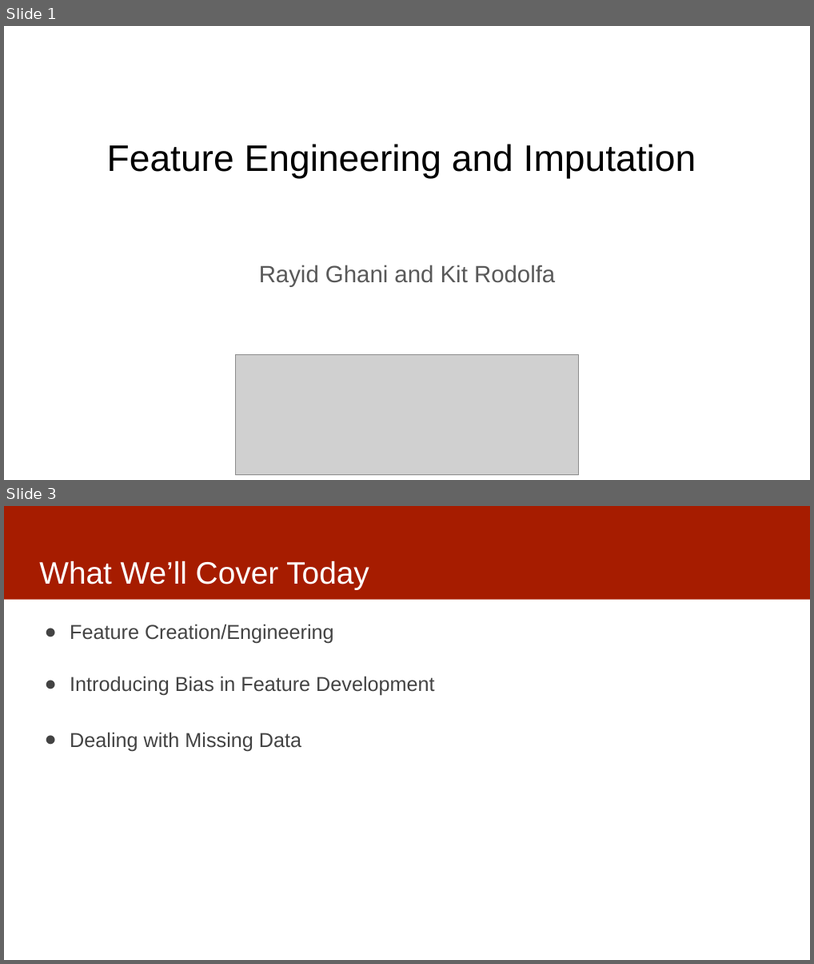
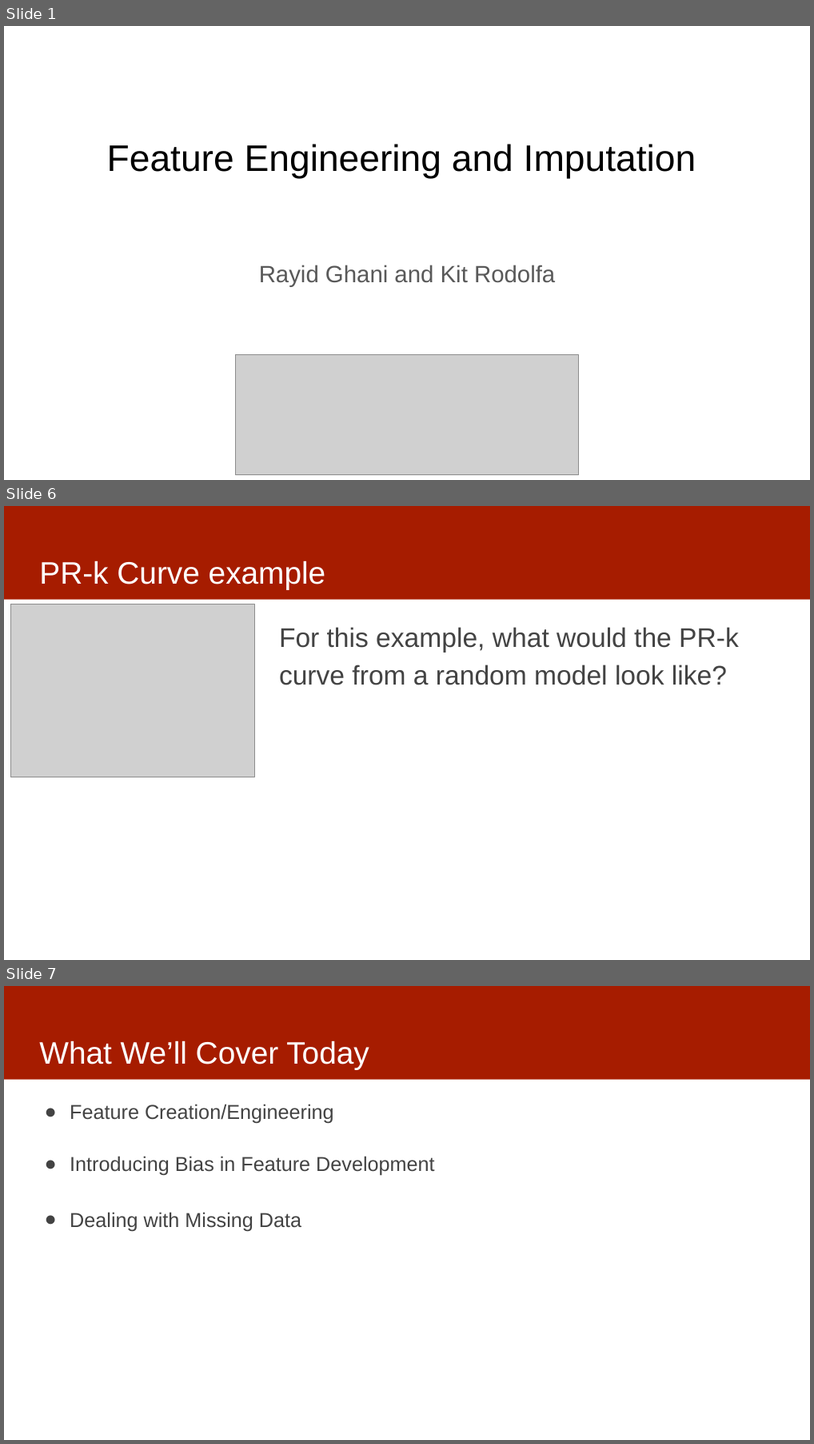
Before and after one commit to dssg/MLinPractice, a slide deck: Lectures/Lecture7-Features.pptx. Shown one above the other, each under a label of ours: slides 1 and 3 before the commit, slides 1, 6 and 7 after it; the slides between them are not shown. The pictures are 814x964 and 814x1444 pixels, drawn with LibreOffice and Linux fonts; fonts in the diff are those of the drawing; grey boxes stand for pictures. Boxes give left, top, right and bottom in pixels: in the first picture for what was removed or moved away, otherwise in the second. Text is boxed around its words. In the diff, an @@ line names an element or a change of style, - is before the commit and + after.

```diff
--- a/Lectures/Lecture7-Features.pptx
+++ b/Lectures/Lecture7-Features.pptx
@@ slide 6 added at [4, 506, 810, 960], background #FFFFFF; not listed: 1 template element that a slide beside it also shows @@
@@ title added at [39, 561, 326, 590], 37 pt, text #FFFFFF @@
+PR-k Curve example
@@ picture added at [10, 604, 254, 776] @@
@@ text added at [279, 627, 739, 685], 32 pt, text #434343 @@
+For this example, what would the PR-k curve from a random model look like?
@@ what was slide 3 is now slide 7 @@
```
Also in this commit, not shown: 3 slides changed, 5 other slides added.
